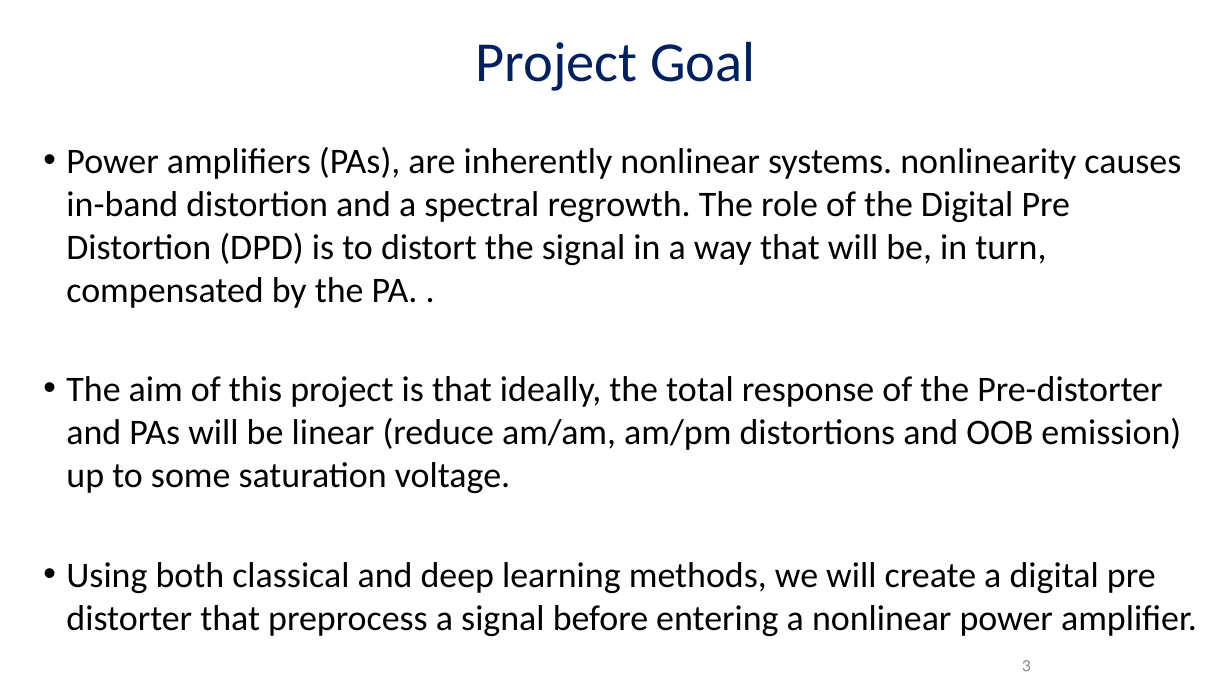
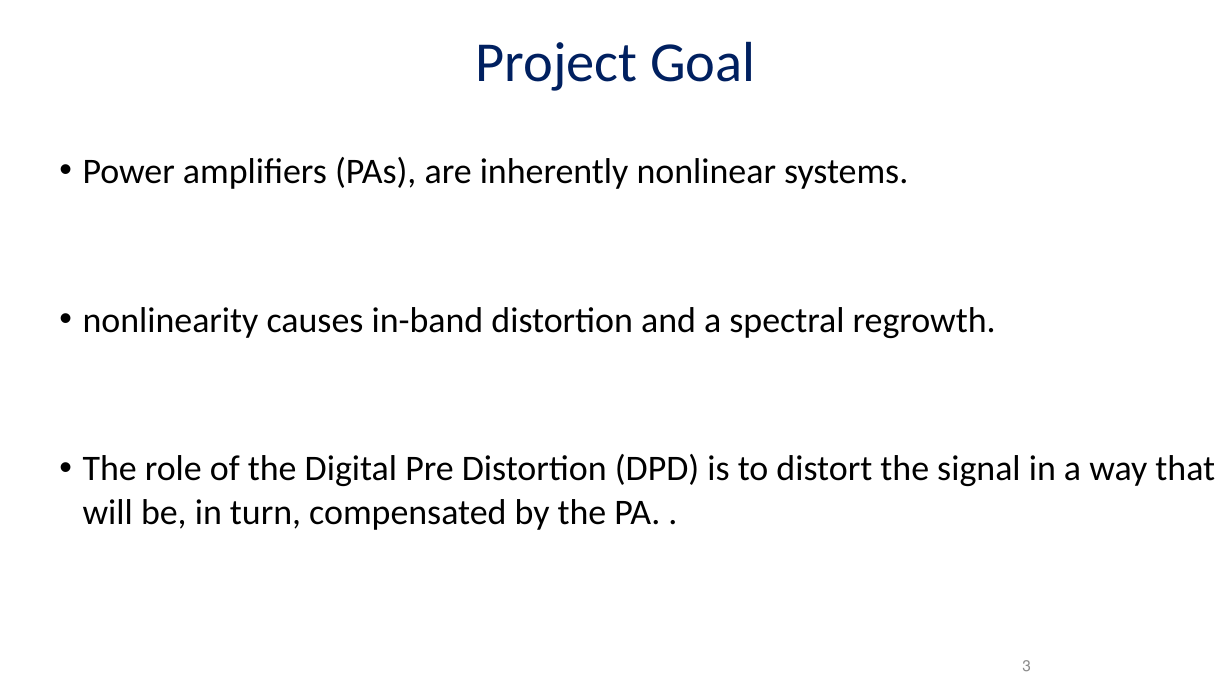
Before and after one commit to AdirCN/DPD, a slide deck: slide 3 of documents/Final Presentation.pptx. Drawn at 1232x693 pixels with LibreOffice and Linux fonts; fonts in the diff are those of the drawing. Boxes give left, top, right and bottom in pixels: in the first picture for what was removed or moved away, otherwise in the second. Text is boxed around its words. In the diff, an @@ line names an element or a change of style, - is before the commit and + after.

```diff
--- a/documents/Final Presentation.pptx
+++ b/documents/Final Presentation.pptx
@@ text at bbox=[83, 157, 1215, 530]: text changed @@
-  • Power amplifiers (PAs), are inherently nonlinear systems. nonlinearity causes in-band distortion and a spectral regrowth. The role of the Digital Pre Distortion (DPD) is to distort the signal in a way that will be, in turn, compensated by the PA. .
-  • The aim of this project is that ideally, the total response of the Pre-distorter and PAs will be linear (reduce am/am, am/pm distortions and OOB emission) up to some saturation voltage.
-  • Using both classical and deep learning methods, we will create a digital pre distorter that preprocess a signal before entering a nonlinear power amplifier.
+  • Power amplifiers (PAs), are inherently nonlinear systems.
+  • nonlinearity causes in-band distortion and a spectral regrowth.
+  • The role of the Digital Pre Distortion (DPD) is to distort the signal in a way that will be, in turn, compensated by the PA. .
```
Also in this commit, not shown: 24 slides added, 1 slide removed, 1 other file.
